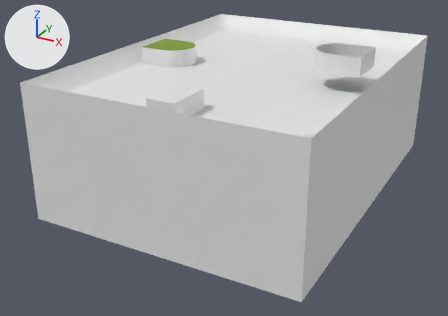
The FBX model Assets/3ds_max_model/游戏场景盒子_FBX.FBX as it was, and as the next commit left it.
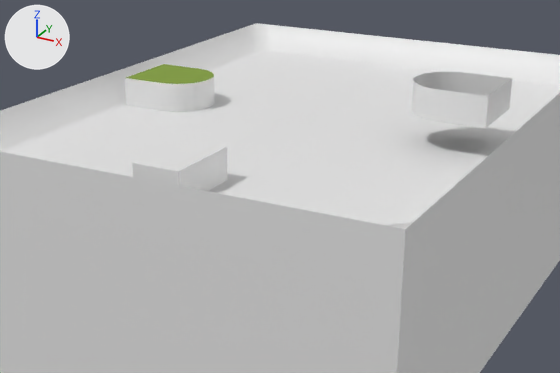
Each version appears first whole from a 50 mm camera at (18.4, -27.4, 8.9) aimed at (2.3, 2.1, -5.8), and next in a close-up on the part from 15% to 90% of the width and 0% to 71% of the height. Lighting does not change. The marker at upper left points along +X, +Y and +Z. Where no turn or scale is listed for an object, it has been applied to the vertices.

Objects in the first close-up: 'Box001', 'Rectangle001', 'Rectangle002', '玩家1', '结束回合按钮'.
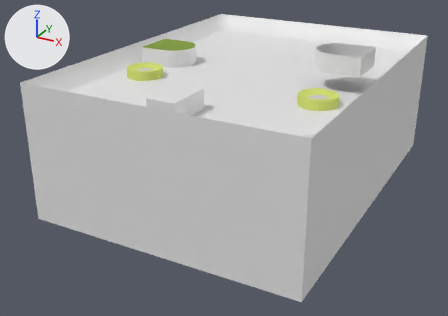
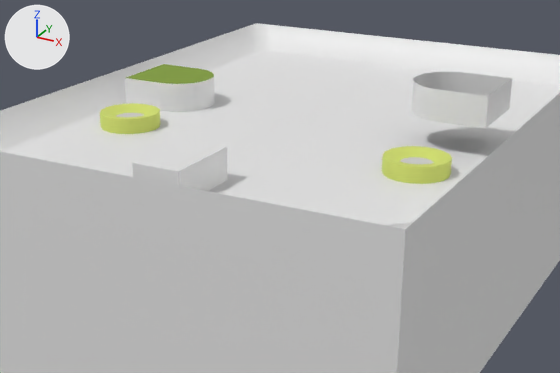
The change, as a list of edits to the scene's bpy script:
```text
Add mat_material__18:
    mat_material__18 = principled_material('Material #18')
    mat_material__18.base_color = (0.639, 0.729, 0.153)  # yellow #d1de6d
    mat_material__18.roughness = 0.859
Add mat_material__19:
    mat_material__19 = principled_material('Material #19')
    mat_material__19.base_color = (0.588, 0.588, 0.588)  # light grey #cacaca
    mat_material__19.roughness = 0.859
Add me_mesh_006:
    me_mesh_006.from_pydata(...)  # 164 vertices, 324 faces; spans x -1.02..1.02, y -1.0..1.0, z 0.0..0.51
    # faces by material slot: [270, 54]
    me_mesh_006.materials.append(mat_material__18)  # yellow #d1de6d
    me_mesh_006.materials.append(mat_material__19)  # its picture is missing
Add ob_英雄技能1:
    ob_英雄技能1 = bpy.data.objects.new('英雄技能1', me_mesh_006)
    ob_英雄技能1.location = (-1.92, 0.42, -1.02)
Add ob_英雄技能002:
    ob_英雄技能002 = bpy.data.objects.new('英雄技能002', me_mesh_006.copy())
    ob_英雄技能002.location = (8.44, 0.42, -1.02)
```

Boxes [x1, y1, x2, y2] around the edits, measured in the close-ups (560 x 373 px):
'英雄技能002', added (yellow)
    after: [382, 146, 452, 184]
    faces in mat_material__18 (yellow #d1de6d): [382, 146, 452, 184]
    faces in mat_material__19 (its picture is missing): [400, 157, 434, 164]
'英雄技能1', added (yellow)
    after: [100, 103, 160, 134]
    faces in mat_material__18 (yellow #d1de6d): [100, 103, 160, 134]
